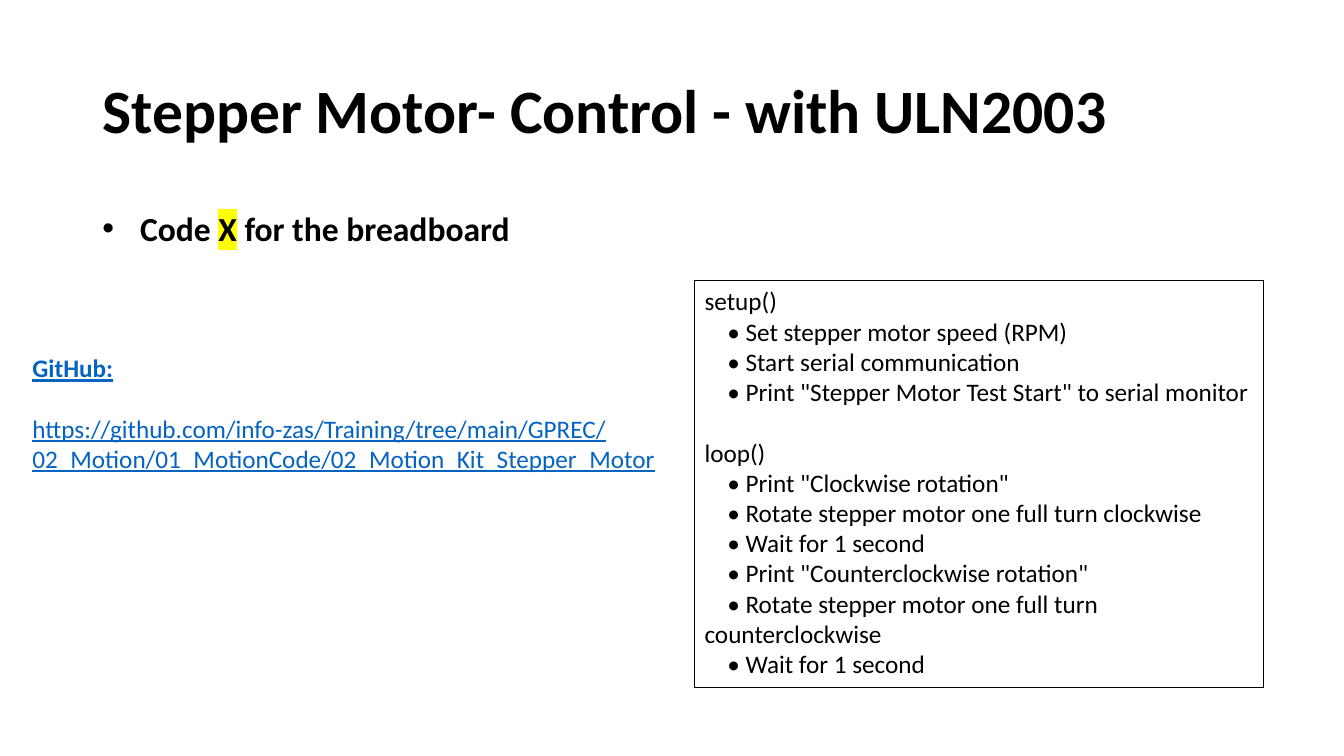
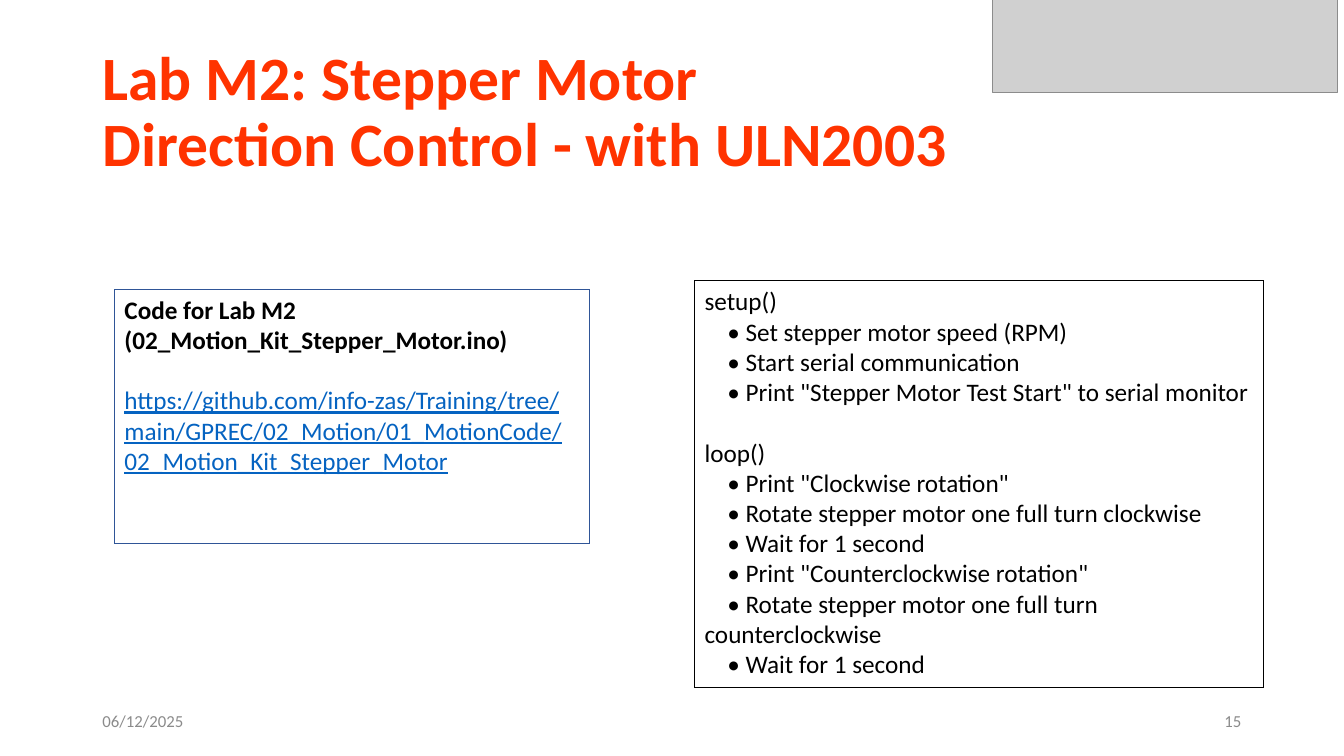
Before and after one commit to info-zas/Training, a slide deck: slide 15 of GPREC/02_Motion/Kit2_Motion_Training.pptx. Drawn at 1344x756 pixels with LibreOffice and Linux fonts; fonts in the diff are those of the drawing; grey boxes stand for pictures. Boxes give left, top, right and bottom in pixels: in the first picture for what was removed or moved away, otherwise in the second. Text is boxed around its words. In the diff, an @@ line names an element or a change of style, - is before the commit and + after.

```diff
--- a/GPREC/02_Motion/Kit2_Motion_Training.pptx
+++ b/GPREC/02_Motion/Kit2_Motion_Training.pptx
@@ picture added at [993, 0, 1338, 93] @@
@@ title at [102, 56, 946, 167]: text changed; text colour #000000 to #FF3300 @@
-Stepper Motor- Control - with ULN2003
+Lab M2: Stepper Motor
+Direction Control - with ULN2003
@@ text removed at [140, 217, 509, 242] @@
-• Code X for the breadboard
@@ rectangle "Code for Lab M2": place and size @@
-rectangle "Code for Lab M2" at [32, 359, 654, 472]
+rectangle "Code for Lab M2" at [115, 289, 590, 543]
@@ rectangle "Code for Lab M2" at [115, 289, 590, 543]: outline none to #2F5597 0.75 pt @@
@@ text in rectangle at [124, 301, 507, 353]: text changed; text colour #0563C1 to #000000 @@
-GitHub:
+Code for Lab M2
+(02_Motion_Kit_Stepper_Motor.ino)
@@ text added at [102, 715, 183, 728], 12 pt, text #8C8C8C @@
+06/12/2025
@@ page number added at [1224, 716, 1241, 727], 12 pt, text #8C8C8C @@
+15
```
Also in this commit, not shown: 19 other slides changed, 1 slide added, 1 other file.
